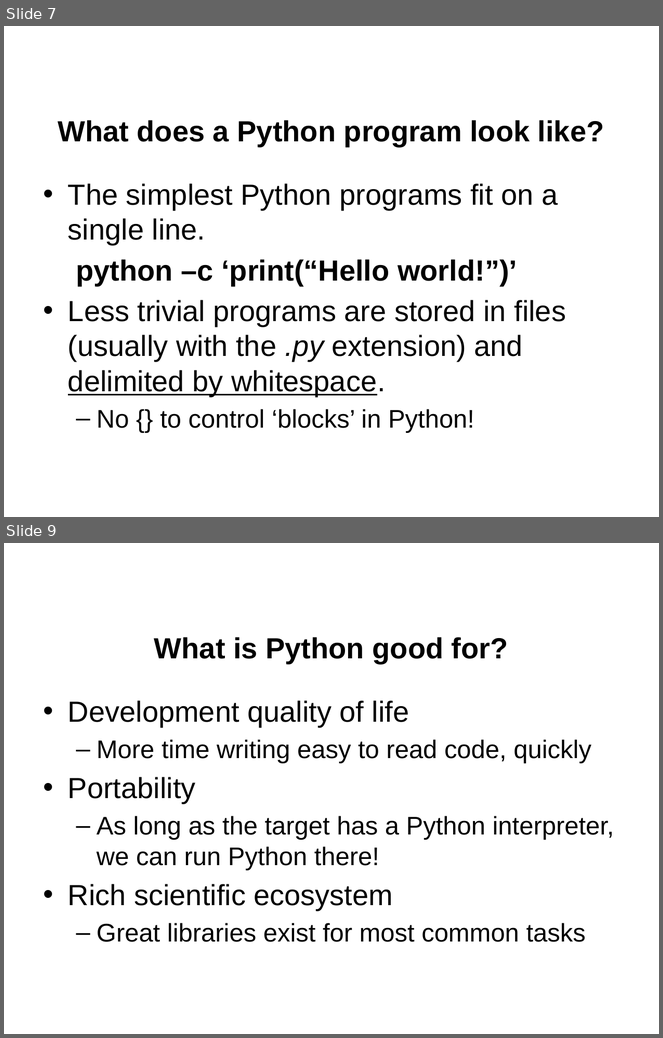
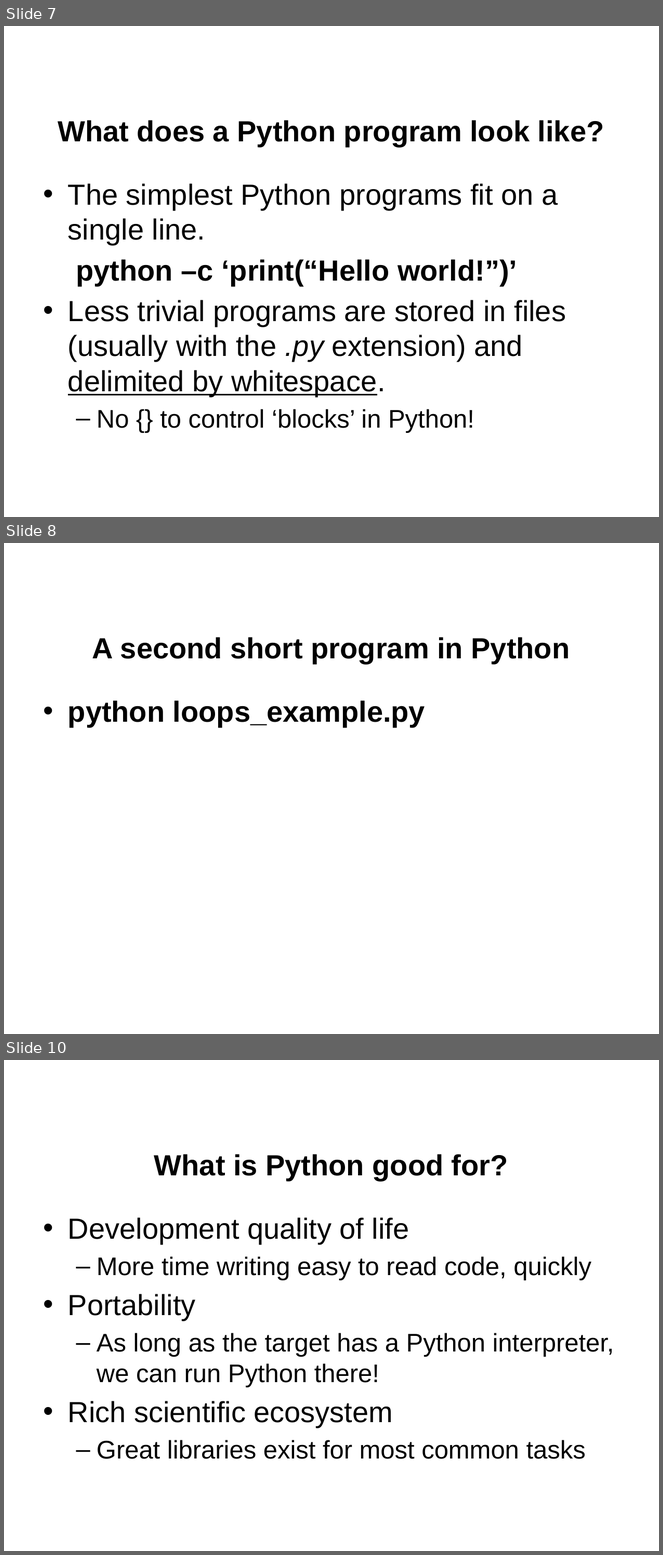
Before and after one commit to jgerity/talks, a slide deck: 2016/computing_workgroup/intro-to-python/intro-to-python.pptx. Shown one above the other, each under a label of ours: slides 7 and 9 before the commit, slides 7, 8 and 10 after it; the slides between them are not shown. The pictures are 663x1038 and 663x1555 pixels, drawn with LibreOffice and Linux fonts; fonts in the diff are those of the drawing; background and template pictures are left out. Boxes give left, top, right and bottom in pixels: in the first picture for what was removed or moved away, otherwise in the second. Text is boxed around its words. In the diff, an @@ line names an element or a change of style, - is before the commit and + after.

```diff
--- a/2016/computing_workgroup/intro-to-python/intro-to-python.pptx
+++ b/2016/computing_workgroup/intro-to-python/intro-to-python.pptx
@@ slide 8 added at box(4, 543, 659, 1034), background picture (left out) @@
@@ title added at box(92, 637, 570, 664), 32 pt, text #000000, bold @@
+A second short program in Python
@@ text added at box(68, 701, 425, 728), 32 pt, text #000000, bold @@
+• python loops_example.py
@@ what was slide 9 is now slide 10 @@
```
Also in this commit, not shown: 3 slides changed, 4 other slides added.
